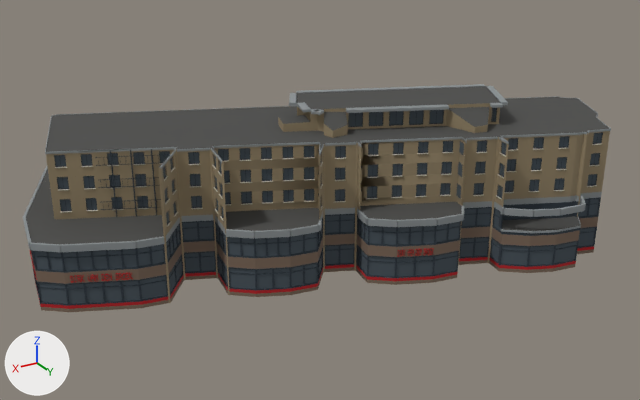
Renders of the glTF model public/canal-drive/models/tweede-hugo-de-grootstraat-43.glb from each side of a commit.
Both versions are drawn from a camera (50 mm lens) standing at (54.1, 81.9, 50.2) and looking at (0.5, -7.4, 5.5). Every picture has the same lights, and +X, +Y and +Z are marked at lower left. The first picture is the older version. Where no turn or scale is listed for an object, it has been applied to the vertices. Vertices at exactly the same position are counted once.

The older version as bpy lines, for what is in view:
```python
me_tweede_hugo_de_grootstraat_43 = bpy.data.meshes.new('tweede-hugo-de-grootstraat-43')
me_tweede_hugo_de_grootstraat_43.from_pydata(...)  # 20714 vertices, 26816 faces; spans x -35.5..35.5, y -25.5..25.5, z -9.5..9.5
me_tweede_hugo_de_grootstraat_43.materials.append(mat_brick)  # brown #958568
me_tweede_hugo_de_grootstraat_43.materials.append(mat_slate)  # dark grey #4a4a48
me_tweede_hugo_de_grootstraat_43.materials.append(mat_frame)  # dark blue #2f3a44
me_tweede_hugo_de_grootstraat_43.materials.append(mat_stone)  # light grey #c9c4b8
me_tweede_hugo_de_grootstraat_43.materials.append(mat_concrete)  # grey #8c9294
me_tweede_hugo_de_grootstraat_43.materials.append(mat_red)  # red #b3141c
me_tweede_hugo_de_grootstraat_43.materials.append(mat_glass)  # greyish blue #47525a
me_tweede_hugo_de_grootstraat_43.materials.append(mat_greybrick)  # brown #7a6656
me_tweede_hugo_de_grootstraat_43.materials.append(mat_blue)  # grey #7f8a90
ob_tweede_hugo_de_grootstraat_43 = bpy.data.objects.new('tweede-hugo-de-grootstraat-43', me_tweede_hugo_de_grootstraat_43)
ob_tweede_hugo_de_grootstraat_43.location = (1.2, -9.83, 9.52)
```
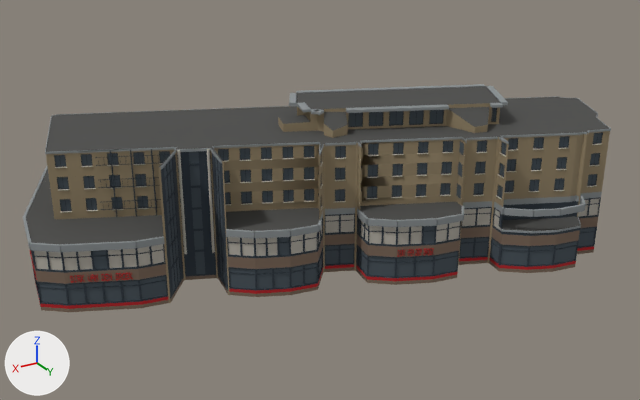
The change, as a list of edits to the scene's bpy script:
```text
Add mat_sandstone:
    mat_sandstone = principled_material('sandstone')
    mat_sandstone.base_color = (0.474, 0.445, 0.386)  # grey #b7b2a7
    mat_sandstone.roughness = 0.9
Change me_tweede_hugo_de_grootstraat_43:
    used by ob_tweede_hugo_de_grootstraat_43; location = (1.2, -9.83, 9.52)
    remove me_tweede_hugo_de_grootstraat_43.from_pydata(...)  # 20714 vertices, 26816 faces; spans x -35.5..35.5, y -25.5..25.5, z -9.5..9.5
    add me_tweede_hugo_de_grootstraat_43.from_pydata(...)  # 20606 vertices, 26766 faces; spans x -35.5..35.5, y -25.5..25.5, z -9.5..9.5
    me_tweede_hugo_de_grootstraat_43 part 1: a new loose piece, an 8-sided cylinder along z spanning x 15.44..15.78, y 5.29..5.62, z -5.92..6.87, in mat_stone (light grey #c9c4b8)
    me_tweede_hugo_de_grootstraat_43 part 2: a new loose piece, an 8-sided cylinder along z spanning x 18.39..18.74, y 3.97..4.32, z -5.92..6.87, in mat_stone (light grey #c9c4b8)
    me_tweede_hugo_de_grootstraat_43 part 3: 52 vertices moved from x 15.2..22.2, y 3.8..9.7, z -8.6..6.9 to x 15.3..22.2, y 3.8..9.7, z -9.0..6.9; 960 vertices removed from x 15.1..22.3, y 3.7..9.7, z -8.7..6.5; 960 vertices added at x 15.2..22.2, y 3.8..9.7, z -9.0..6.9
    me_tweede_hugo_de_grootstraat_43 part 4: 180 faces spanning x -34.1..35.1, y -25.0..23.4, z -4.5..-2.1 switch from mat_glass (greyish blue #47525a) to mat_sandstone (grey #b7b2a7)
    other edits to the shape of me_tweede_hugo_de_grootstraat_43 do not show in these pictures
```

Location of each change, (x1, y1, x2, y2) in pixels of the pictures (640 x 400 px; the box of a moved part takes in the faces that stretch with it):
part 1 of me_tweede_hugo_de_grootstraat_43, added: after (207, 149, 215, 253)
part 2 of me_tweede_hugo_de_grootstraat_43, added: after (177, 150, 187, 254)
part 3 of me_tweede_hugo_de_grootstraat_43, moved or reshaped: (160, 148, 228, 299) in both
part 4 of me_tweede_hugo_de_grootstraat_43, recoloured: (34, 198, 600, 270) in both
